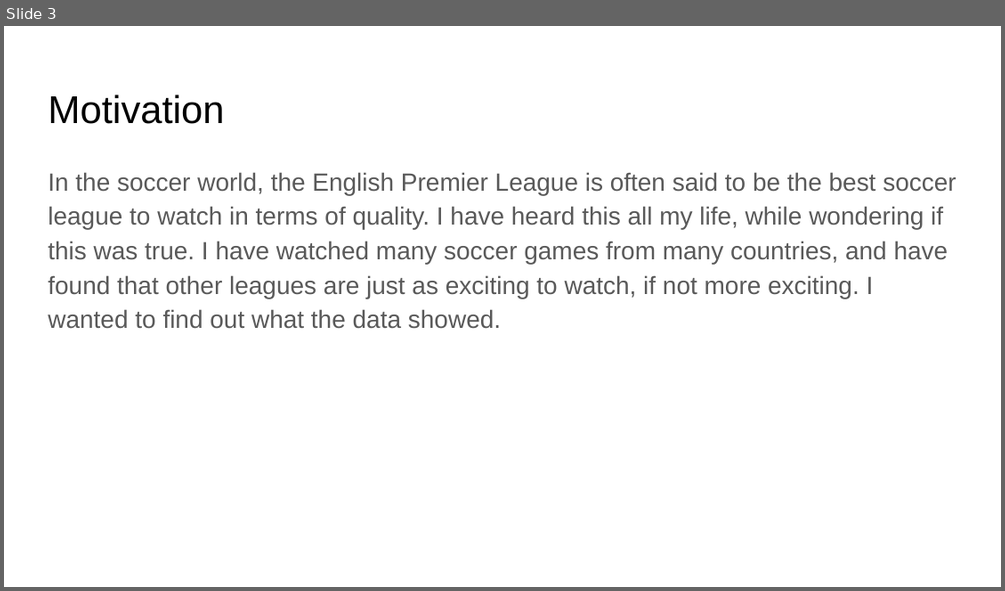
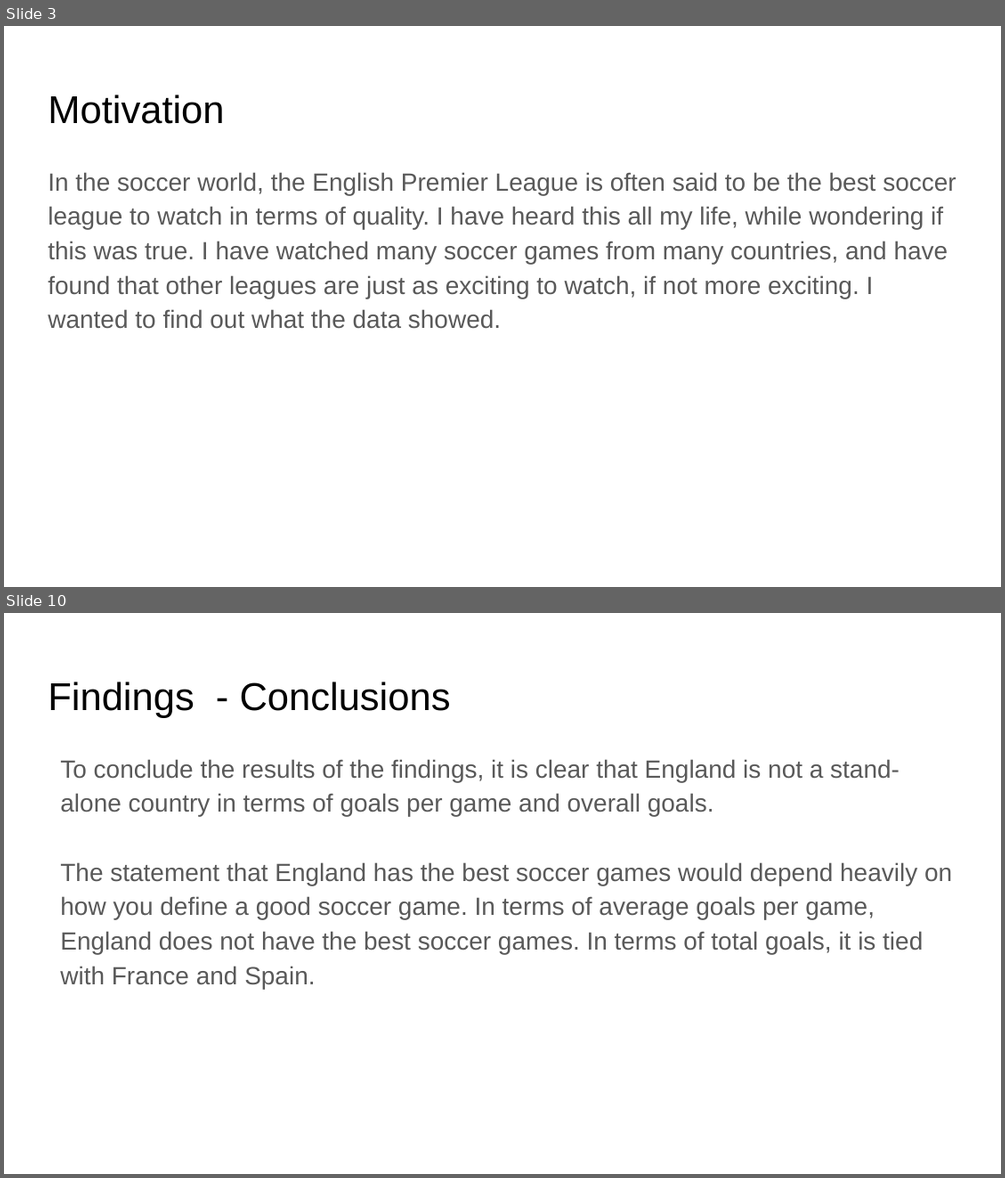
Before and after one commit to EdmondLeahy/PythonForDataScience, a slide deck: Week6/Slides/DSE 200X_ MiniProjectPresentation-Eleahy.pptx. Shown one above the other, each under a label of ours: slide 3 before the commit, slides 3 and 10 after it; the slides between them are not shown. The pictures are 1005x591 and 1005x1178 pixels, drawn with LibreOffice and Linux fonts; fonts in the diff are those of the drawing. Boxes give left, top, right and bottom in pixels: in the first picture for what was removed or moved away, otherwise in the second. Text is boxed around its words. In the diff, an @@ line names an element or a change of style, - is before the commit and + after.

```diff
--- a/Week6/Slides/DSE 200X_ MiniProjectPresentation-Eleahy.pptx
+++ b/Week6/Slides/DSE 200X_ MiniProjectPresentation-Eleahy.pptx
@@ slide 10 added at (4,613,1001,1174), background #FFFFFF @@
@@ title added at (48,682,451,718), 28 pt, text #000000 @@
+Findings - Conclusions
@@ text added at (60,759,952,989), 18 pt, text #595959 @@
+To conclude the results of the findings, it is clear that England is not a stand-alone country in terms of goals per game and overall goals.
+The statement that England has the best soccer games would depend heavily on how you define a good soccer game. In terms of average goals per game, England does not have the best soccer games. In terms of total goals, it is tied with France and Spain.
```
Also in this commit, not shown: 5 slides changed, 3 other slides added, 4 other files.
